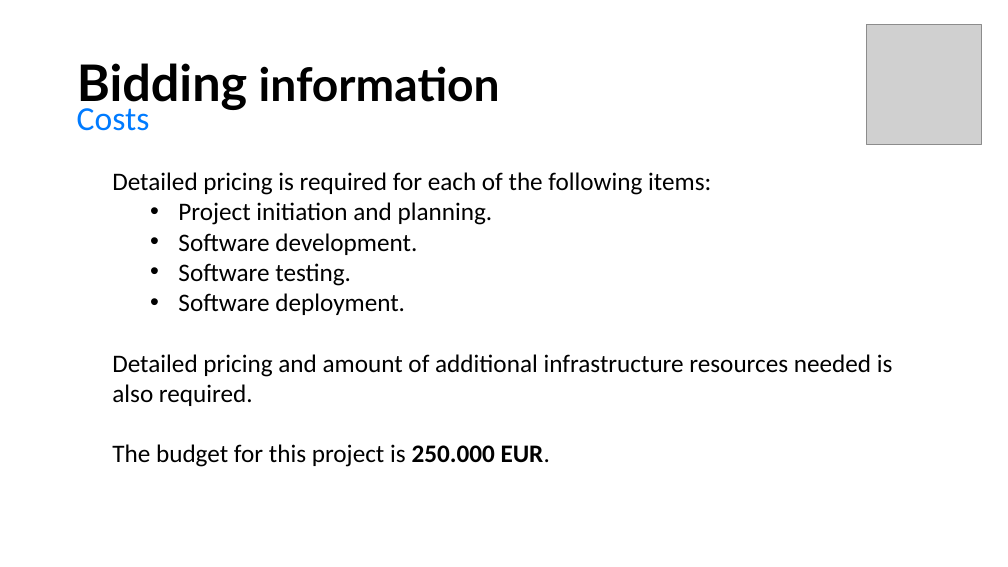
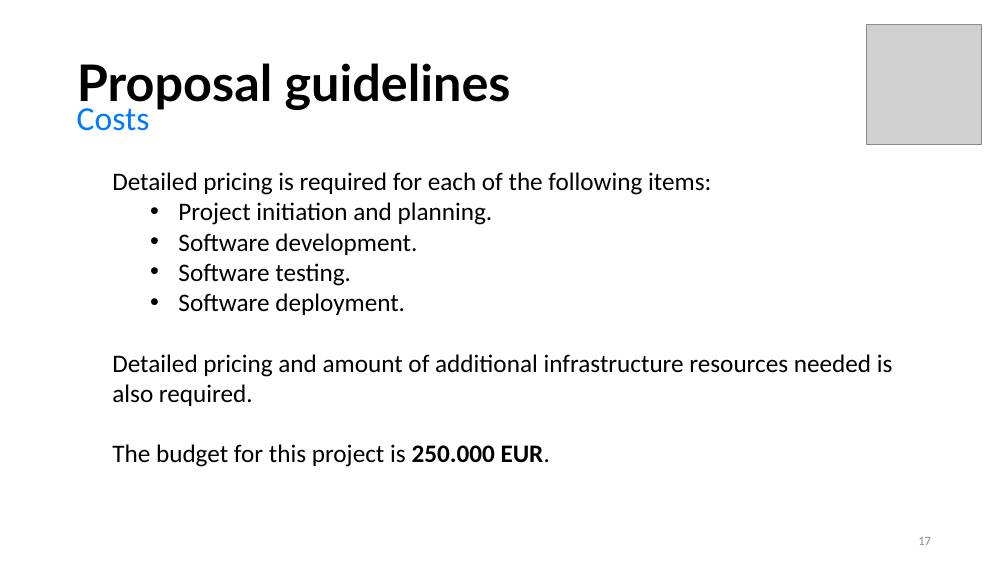
Before and after one commit to seraogianluca/IR2, a slide deck: slide 17 of PM/RFP Presentation.pptx. Drawn at 1008x567 pixels with LibreOffice and Linux fonts; fonts in the diff are those of the drawing; grey boxes stand for pictures. Boxes give left, top, right and bottom in pixels: in the first picture for what was removed or moved away, otherwise in the second. Text is boxed around its words. In the diff, an @@ line names an element or a change of style, - is before the commit and + after.

```diff
--- a/PM/RFP Presentation.pptx
+++ b/PM/RFP Presentation.pptx
@@ title at <box>77,63,511,110</box>: text changed; size 44 to 48 pt @@
-Bidding information
+Proposal guidelines
@@ page number added at <box>918,537,931,545</box>, 12 pt, text #8C8C8C @@
+17
```
Also in this commit, not shown: 17 other slides changed, 1 other file.
